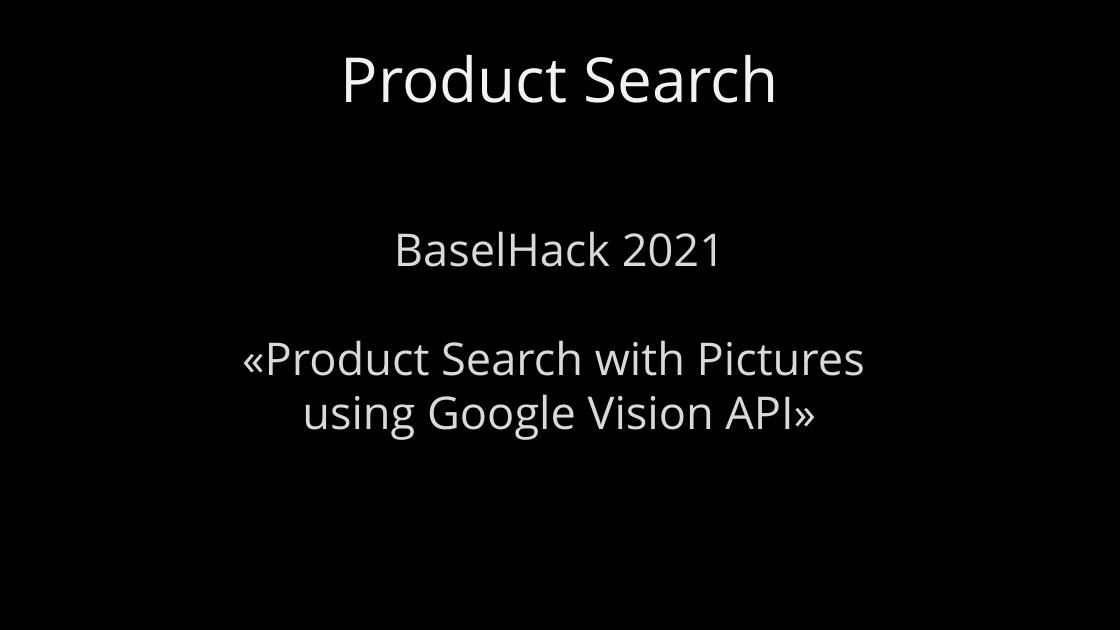
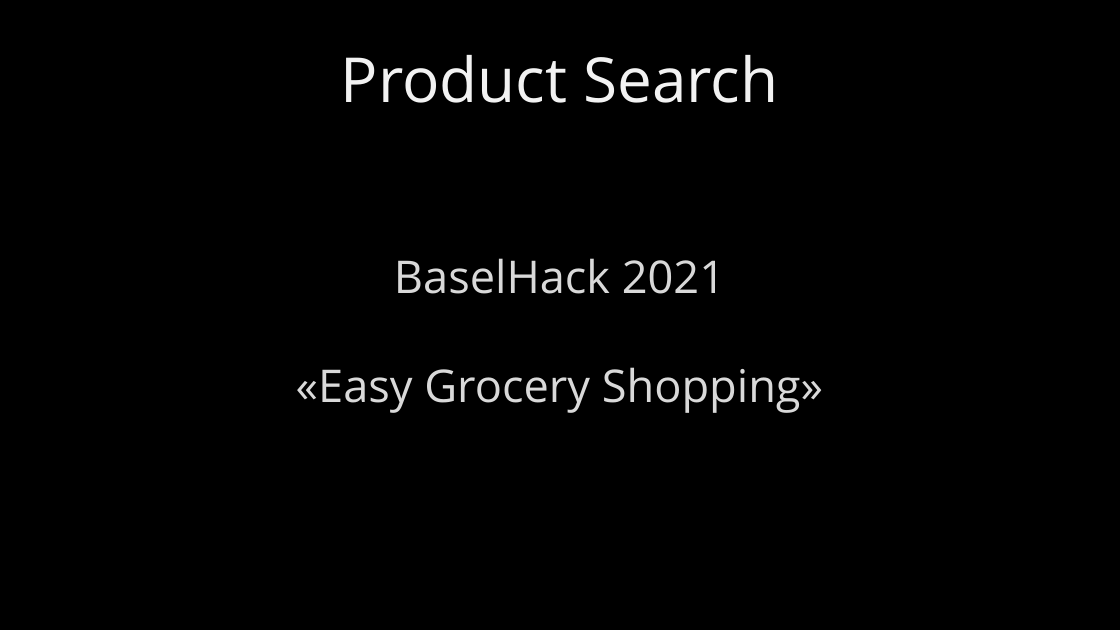
Before and after one commit to BaselHack/2021-team-5, a slide deck: slide 1 of presentation/presentation_v1.pptx. Drawn at 1120x630 pixels with LibreOffice and Linux fonts; fonts in the diff are those of the drawing. Boxes give left, top, right and bottom in pixels: in the first picture for what was removed or moved away, otherwise in the second. Text is boxed around its words. In the diff, an @@ line names an element or a change of style, - is before the commit and + after.

Commit message:
change some in presentation

```diff
--- a/presentation/presentation_v1.pptx
+++ b/presentation/presentation_v1.pptx
@@ text at <box>296,367,823,413</box>: text changed @@
-«Product Search with Pictures
-using Google Vision API»
+«Easy Grocery Shopping»
```
Also in this commit, not shown: 2 slides added, 1 slide removed.
